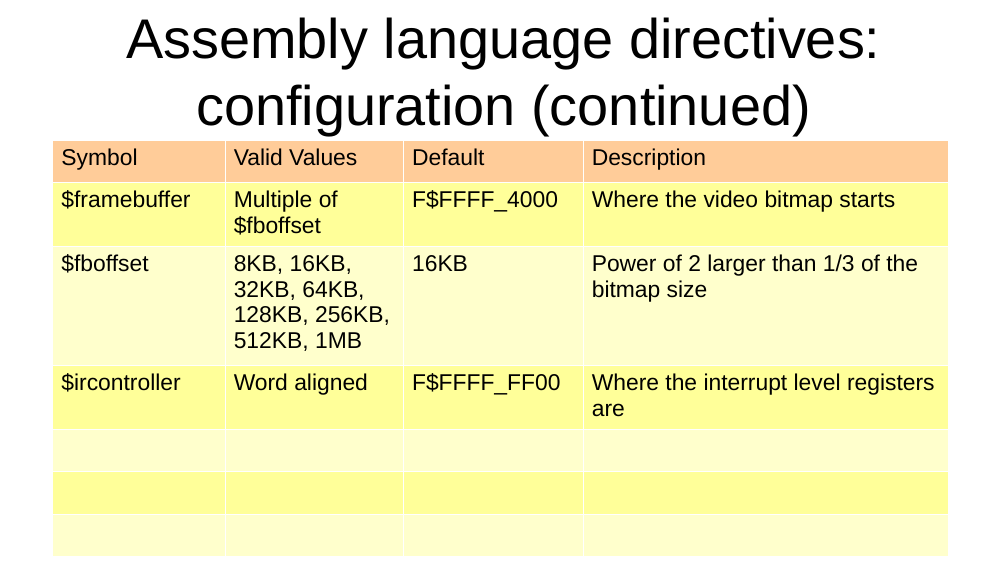
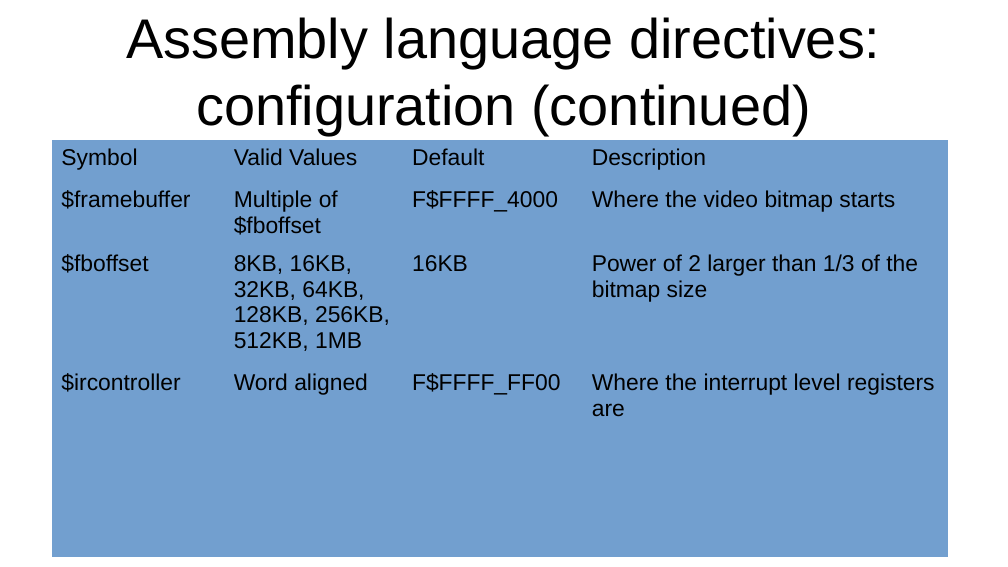
Before and after one commit to jeceljr/baby42, a slide deck: slide 28 of doc/baby42_slides.odp. Drawn at 1008x567 pixels with LibreOffice and Linux fonts; fonts in the diff are those of the drawing. Boxes give left, top, right and bottom in pixels: in the first picture for what was removed or moved away, otherwise in the second. Text is boxed around its words. In the diff, an @@ line names an element or a change of style, - is before the commit and + after.

```diff
--- a/doc/baby42_slides.odp
+++ b/doc/baby42_slides.odp
@@ table at (52, 140, 948, 542) @@
@@ fill #FFCC99 to #729FCF in row 1 @@
@@ fill #FFFF99 to #729FCF in 12 cells @@
@@ fill #FFFFCC to #729FCF in 12 cells @@
@@ borders changed @@
```
Also in this commit, not shown: 14 other slides changed, 1 other file.
